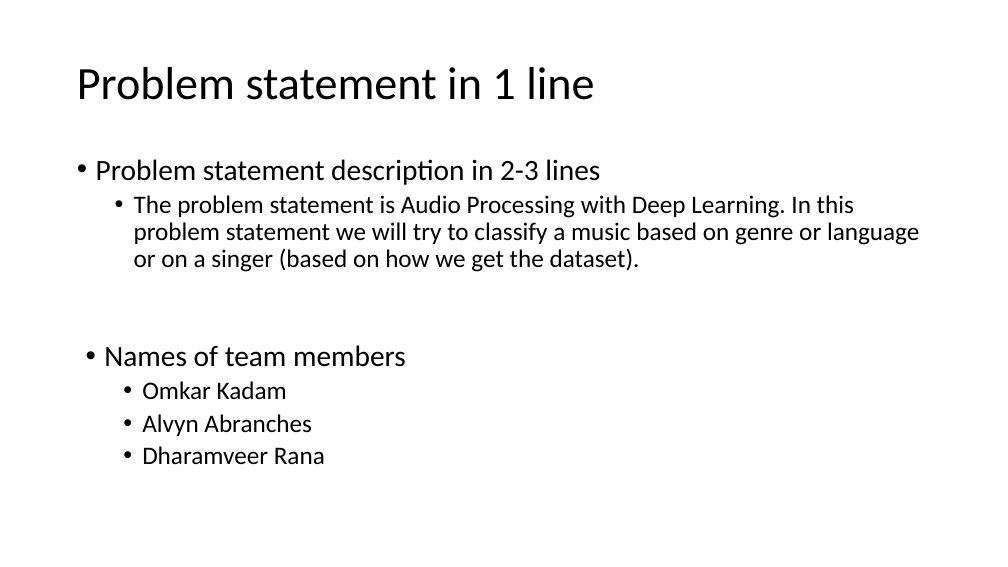
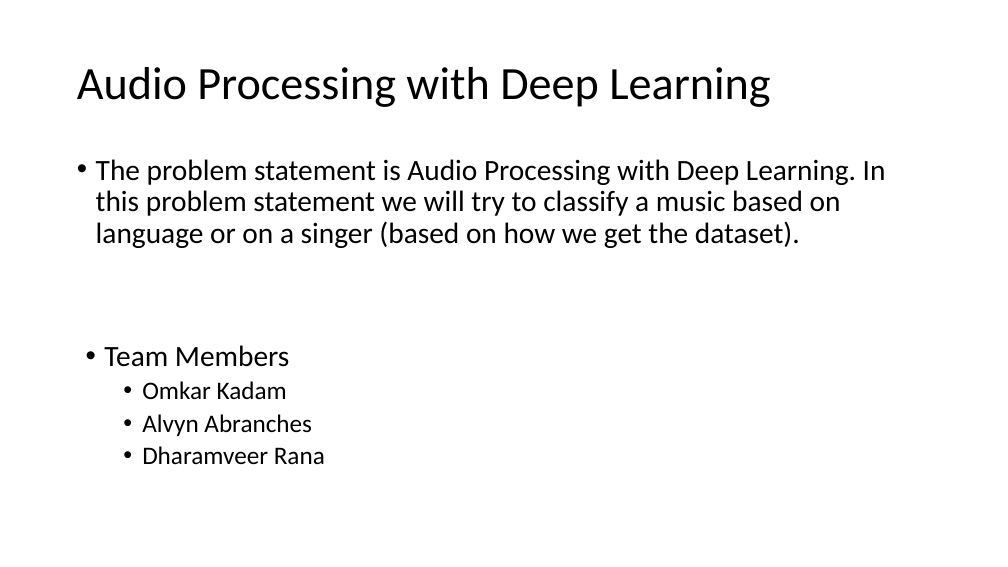
Before and after one commit to alvynabranches/trimester4, a slide deck: slide 2 of 3_Mini_Project/MiniProject_Synopsis.pptx. Drawn at 1008x567 pixels with LibreOffice and Linux fonts; fonts in the diff are those of the drawing. Boxes give left, top, right and bottom in pixels: in the first picture for what was removed or moved away, otherwise in the second. Text is boxed around its words. In the diff, an @@ line names an element or a change of style, - is before the commit and + after.

```diff
--- a/3_Mini_Project/MiniProject_Synopsis.pptx
+++ b/3_Mini_Project/MiniProject_Synopsis.pptx
@@ title at [77, 67, 770, 107]: text changed @@
-Problem statement in 1 line
+Audio Processing with Deep Learning
@@ text at [96, 159, 886, 248]: text changed; size 24 to 28 pt @@
-• Problem statement description in 2-3 lines
-  • The problem statement is Audio Processing with Deep Learning. In this problem statement we will try to classify a music based on genre or language or on a singer (based on how we get the dataset).
+• The problem statement is Audio Processing with Deep Learning. In this problem statement we will try to classify a music based on language or on a singer (based on how we get the dataset).
@@ text at [104, 345, 289, 367]: text changed @@
-• Names of team members
+• Team Members
```
Also in this commit, not shown: 7 other slides changed, 6 other files.
